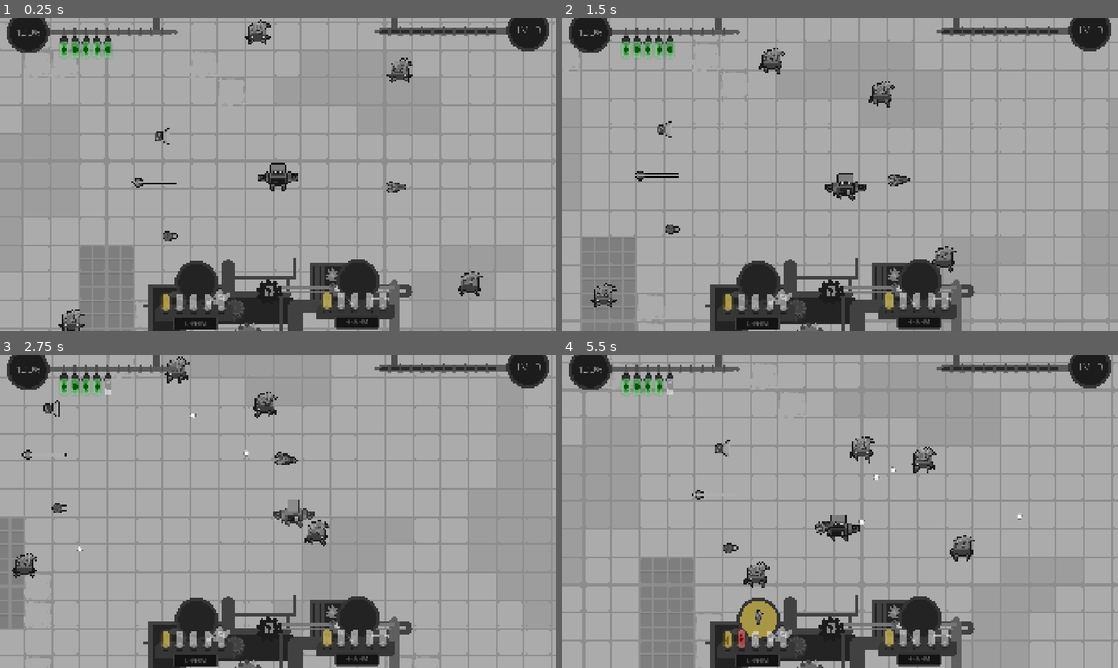
Above: before the commit, frames 1-4 (two rows, left to right).
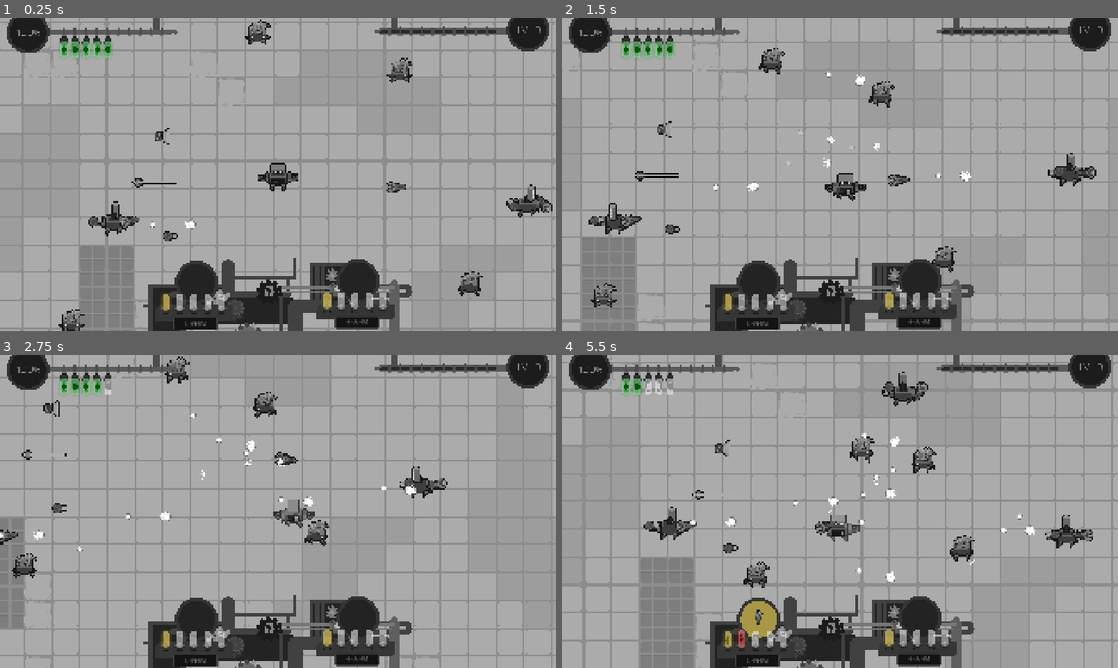
Above: after the commit, the same moments.

Repository: 20akshay00/CogInTheMachine
Game: Godot game, scene res://scenes/world.tscn
Same seed, same stepped clock (60 frames per second), same inputs: the game is played once before the commit and once after it.
Inputs (mouse positions are in pixels of both pictures, inside the frame that each line leads up to):
- Up to frame 1 (0.25 s): no input
- Up to frame 2 (1.5 s): move the mouse to (734, 237) at 0.52 s; press the mouse at (734, 237) at 0.53 s; hold D (right) 0.53-1.28 s; move the mouse to (678, 136) at 1.27 s; release the mouse at (678, 136) at 1.28 s; hold S (down) from 1.28 s (still down); right-click (678, 136) at 1.35 s
- Up to frame 3 (2.75 s): move the mouse to (333, 477) at 2.02 s; release S (down) at 2.03 s; hold D (right) from 2.03 s (still down); hold Space (eject) from 2.03 s (still down)
- Up to frame 4 (5.5 s): move the mouse to (606, 455) at 2.77 s; release D (right) at 2.78 s; release Space (eject) at 2.78 s; hold W (up) 2.78-3.53 s; tap Q (switch_mode) at 2.85 s; move the mouse to (1006, 558) at 3.52 s; press the mouse at (1006, 558) at 3.53 s; hold A (left) 3.53-5.03 s; move the mouse to (812, 511) at 4.27 s; release the mouse at (812, 511) at 4.28 s; right-click (812, 511) at 4.35 s; move the mouse to (867, 511) at 5.02 s; hold S (down) from 5.03 s (still down); hold Space (eject) from 5.03 s (still down)

The runs differ from the first frame. In frame 1, 0.9% of the frame differs, in the area x 15-100%, y 53-70%; in frame 2, 1.0%; in frame 3, 0.7%; in frame 4, 1.9%, in the area x 14-96%, y 5-73%.

Commit message:
add new assets, not used yet

Diff:
--- a/scenes/lightsaber_part.tscn
+++ b/scenes/lightsaber_part.tscn
@@ -4,6 +4,7 @@
 [ext_resource type="PackedScene" uid="uid://buuie1rwhapcb" path="res://scenes/explosion.tscn" id="2_1mqy6"]
 [ext_resource type="Texture2D" uid="uid://ddkqjjfss46c5" path="res://assets/art/prototype_melee_weapons_spritesheet_v3.png" id="2_xq605"]
 [ext_resource type="Shader" uid="uid://5b5di354o5eh" path="res://assets/shaders/outline.gdshader" id="2_xt5qe"]
+[ext_resource type="PackedScene" uid="uid://dtt6lwg8ybbn3" path="res://scenes/power_cost_ui.tscn" id="5_qchig"]
 
 [sub_resource type="CircleShape2D" id="CircleShape2D_xq605"]
 radius = 72.52758
@@ -53,4 +54,7 @@
 
 [node name="Timer" type="Timer" parent="." unique_id=426359483]
 
+[node name="PowerCostUI" parent="." unique_id=1918259621 instance=ExtResource("5_qchig")]
+position = Vector2(-50, -42)
+
 [connection signal="area_entered" from="Pivot/Hurtbox" to="." method="_on_hurtbox_area_entered"]
--- a/scenes/world.tscn
+++ b/scenes/world.tscn
@@ -20,6 +20,7 @@
 [ext_resource type="PackedScene" uid="uid://blskfl81uk3ty" path="res://scenes/laser_part.tscn" id="15_lakw3"]
 [ext_resource type="PackedScene" uid="uid://y2lk4hqsaco" path="res://scenes/flamethrower_part.tscn" id="17_2lf6f"]
 [ext_resource type="PackedScene" uid="uid://c7iypsrmxfibd" path="res://scenes/lightsaber_part.tscn" id="18_2lf6f"]
+[ext_resource type="PackedScene" uid="uid://cgq7uwnkivhe3" path="res://scenes/elite_bot.tscn" id="21_7iits"]
 
 [sub_resource type="TileSetAtlasSource" id="TileSetAtlasSource_2lf6f"]
 texture = ExtResource("1_pm21f")
@@ -325,3 +326,12 @@
 
 [node name="Camera2D" type="Camera2D" parent="Player" unique_id=372710337]
 position_smoothing_enabled = true
+
+[node name="EliteBot" parent="." unique_id=386290017 instance=ExtResource("21_7iits")]
+position = Vector2(378, 701)
+
+[node name="EliteBot2" parent="." unique_id=380878578 instance=ExtResource("21_7iits")]
+position = Vector2(1800, 611)
+
+[node name="EliteBot3" parent="." unique_id=1744676332 instance=ExtResource("21_7iits")]
+position = Vector2(1185, -155)
Binary file added: assets/art/body_spritesheet_v1.png
Not shown, added: assets/art/body_spritesheet_v1.png.import
Binary file added: assets/art/cursor_v1.png
Not shown, added: assets/art/cursor_v1.png.import
Binary file added: assets/art/elite_head_v1.png
Not shown, added: assets/art/elite_head_v1.png.import
Binary file added: assets/art/explosion_v1.png
Not shown, added: assets/art/explosion_v1.png.import
Binary file added: assets/art/left_arm_spritesheet_v1.png
Not shown, added: assets/art/left_arm_spritesheet_v1.png.import
Binary file added: assets/art/main_head_spritesheet_v1.png
Not shown, added: assets/art/main_head_spritesheet_v1.png.import
(and 14 more such lines)
